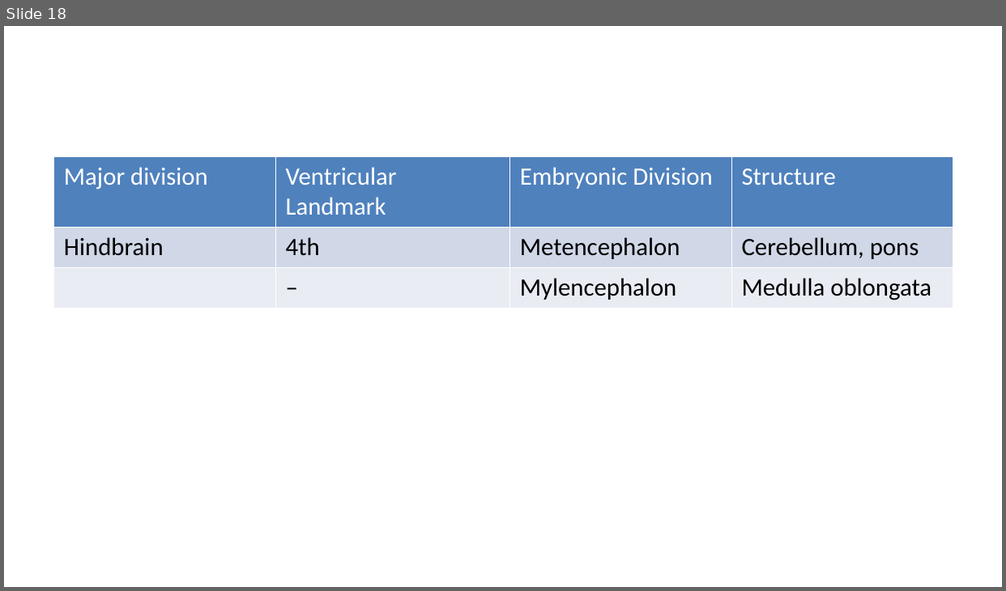
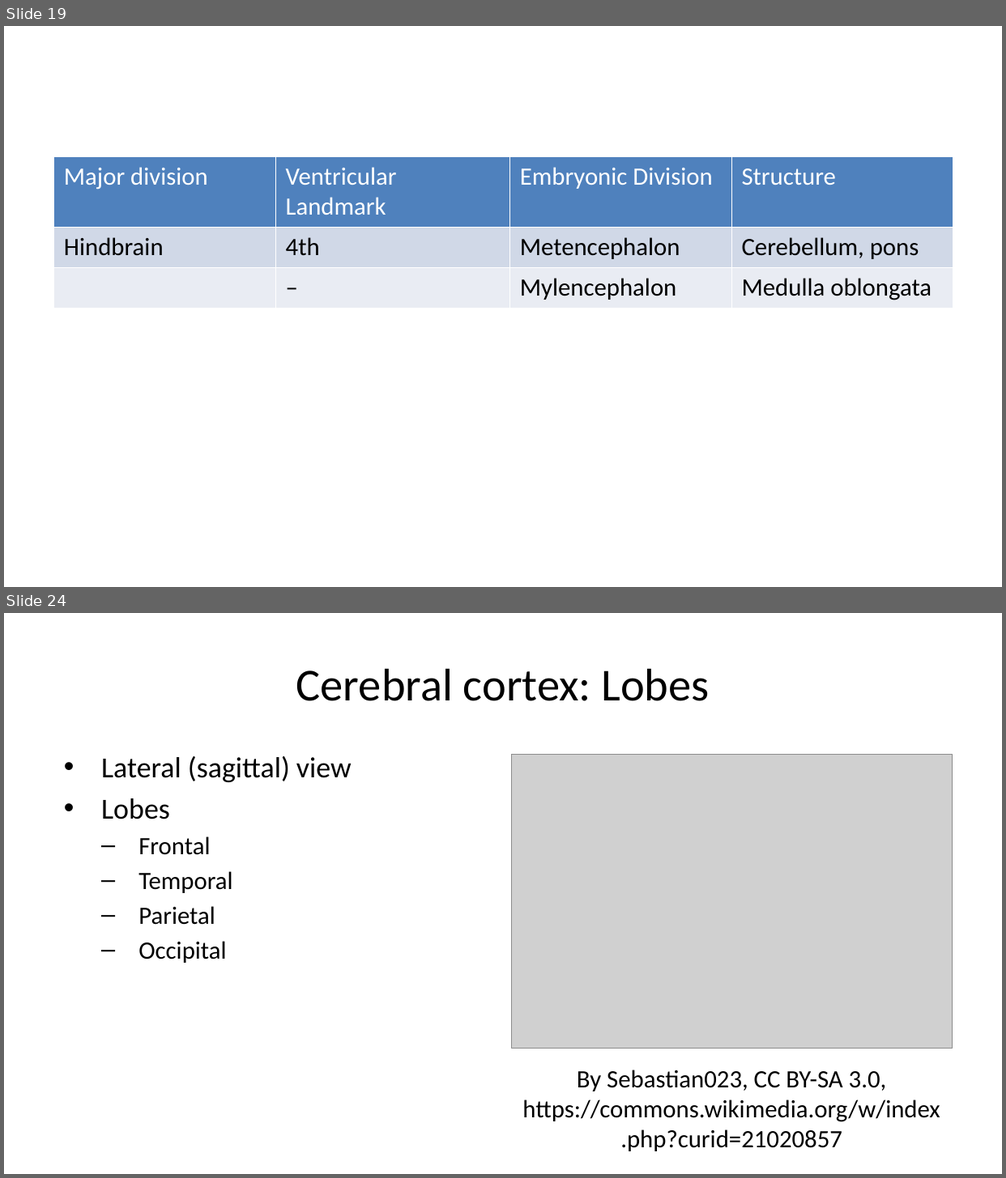
Before and after one commit to psu-psychology/psy-511-scan-fdns-2026-spring, a slide deck: docs/slides/wk-02-2026-01-22-anatomy.pptx. Shown one above the other, each under a label of ours: slide 18 before the commit, slides 19 and 24 after it; the slides between them are not shown. The pictures are 1006x591 and 1006x1178 pixels, drawn with LibreOffice and Linux fonts; fonts in the diff are those of the drawing; grey boxes stand for pictures. Boxes give left, top, right and bottom in pixels: in the first picture for what was removed or moved away, otherwise in the second. Text is boxed around its words. In the diff, an @@ line names an element or a change of style, - is before the commit and + after.

```diff
--- a/docs/slides/wk-02-2026-01-22-anatomy.pptx
+++ b/docs/slides/wk-02-2026-01-22-anatomy.pptx
@@ slide 24 added at bbox=[4, 613, 1002, 1174], background #FFFFFF @@
@@ title added at bbox=[296, 668, 710, 701], 33 pt, text #000000 @@
+Cerebral cortex: Lobes
@@ text added at bbox=[101, 756, 351, 963], 18 pt, text #000000 @@
+• Lateral (sagittal) view
+• Lobes
+  – Frontal
+  – Temporal
+  – Parietal
+  – Occipital
@@ picture added at bbox=[511, 755, 952, 1048] @@
@@ text added at bbox=[522, 1070, 940, 1152], 18 pt, text #000000 @@
+By Sebastian023, CC BY-SA 3.0, https://commons.wikimedia.org/w/index.php?curid=21020857
@@ what was slide 18 is now slide 19 @@
```
Also in this commit, not shown: 13 slides changed, 39 other slides added, 9 slides removed, 58 other files.
